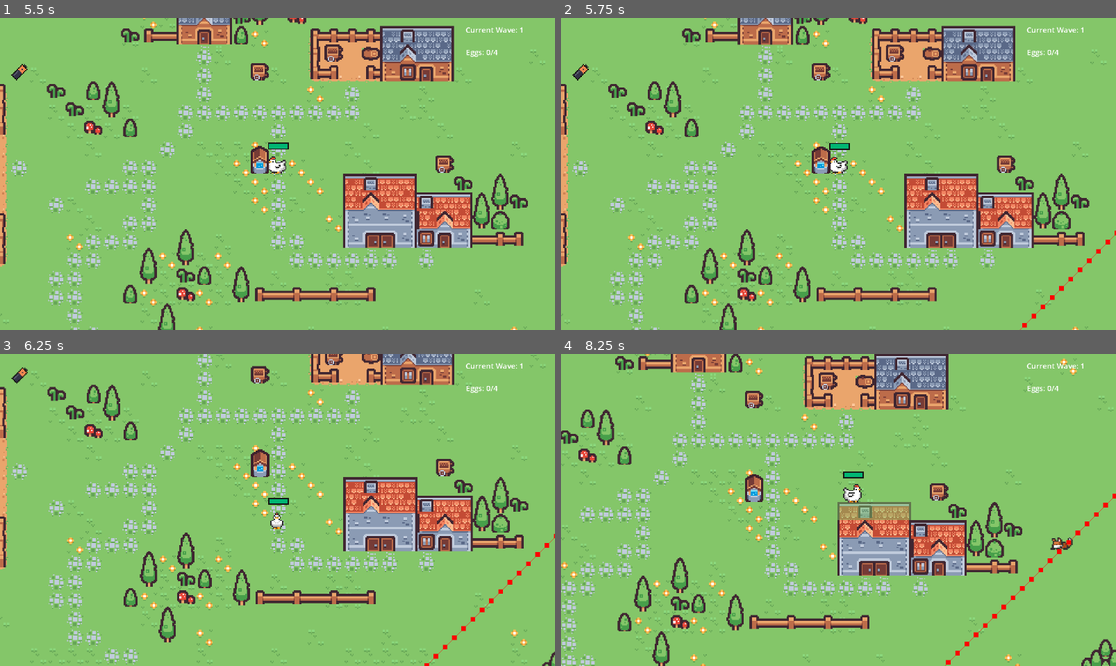
Above: before the commit, frames 1-4 (two rows, left to right).
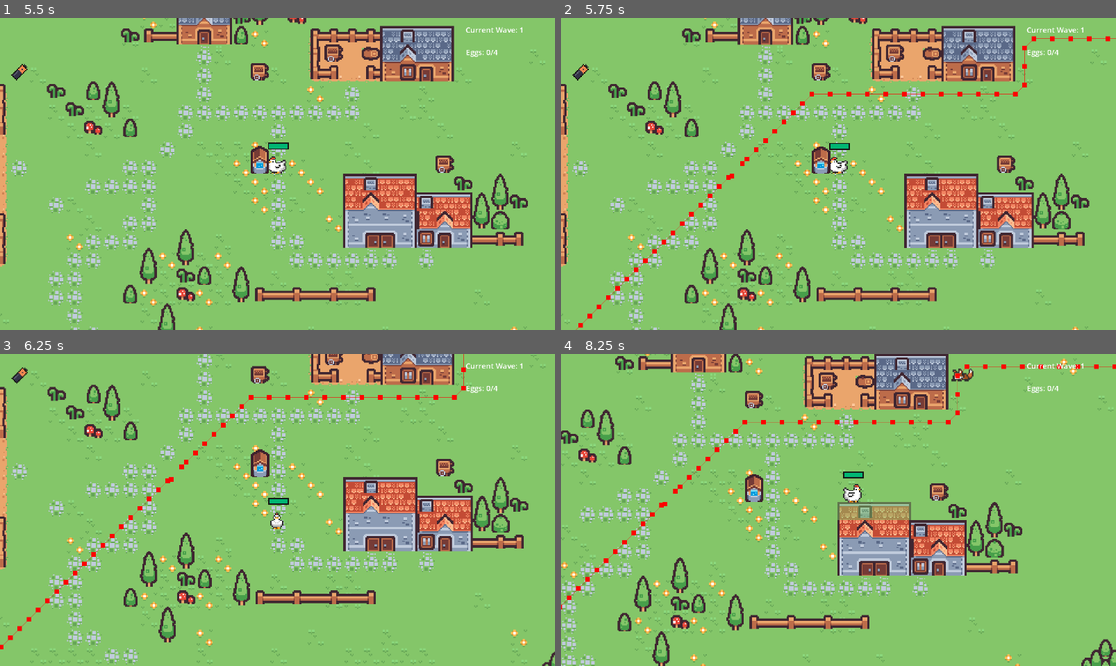
Above: after the commit, the same moments.

Repository: abeyahc/chicken-game
Game: Godot game, scene res://Scenes/menu.tscn
The game is run twice, just before and just after one commit, with the same random seed, the same clock (stepped at 60 frames per second) and the same inputs.
Inputs:
- Up to frame 1 (5.5 s): click "Start" at 0.5 s; hold Right (move_right) 1.28-2.03 s; hold S (move_down) 2.03-2.78 s; hold Right (move_right) 2.78-3.53 s; hold Up (move_up) 3.53-4.28 s; hold Left (move_left) from 4.28 s (still down)
- Up to frame 2 (5.75 s): keep holding Left (move_left)
- Up to frame 3 (6.25 s): release Left (move_left) at 5.78 s; hold S (move_down) from 5.78 s (still down)
- Up to frame 4 (8.25 s): release S (move_down) at 6.53 s; hold Right (move_right) 6.53-7.28 s; hold Up (move_up) 7.28-8.03 s; hold Right (move_right) from 8.03 s (still down)

Frame 1 is identical in both runs. In frame 2, 1.0% of the frame differs, in the area x 2-100%, y 5-100%; in frame 3, 0.9%; in frame 4, 1.3%, in the area x 0-100%, y 3-100%.

Commit message:
AI rework

Diff:
--- a/chicken game/Scenes/fox.tscn
+++ b/chicken game/Scenes/fox.tscn
@@ -225,11 +225,12 @@
 shape = SubResource("CircleShape2D_0gmdh")
 
 [node name="Detection" type="Timer" parent="."]
-wait_time = 0.15
+wait_time = 0.25
 one_shot = true
 
 [node name="Idle" type="Timer" parent="."]
 wait_time = 5.0
+one_shot = true
 
 [node name="Guidance" type="Node2D" parent="."]
 
@@ -245,6 +246,6 @@
 
 [connection signal="body_entered" from="detection_area" to="." method="_on_detection_area_body_entered"]
 [connection signal="body_exited" from="detection_area" to="." method="_on_detection_area_body_exited"]
-[connection signal="timeout" from="Detection" to="." method="_on_timer_timeout"]
+[connection signal="timeout" from="Detection" to="." method="_on_detection_timeout"]
 [connection signal="timeout" from="Idle" to="." method="_on_idle_timeout"]
 [connection signal="timeout" from="Guidance/Update" to="." method="_on_timer_timeout_nav"]
--- a/chicken game/Scripts/fox.gd
+++ b/chicken game/Scripts/fox.gd
@@ -1,102 +1,65 @@
 extends CharacterBody2D
 
-var huh = false
-var speed = 85
+var speed = 90
 var acceleration = 7
-var player_chase = false
 @onready var animation = $AnimatedSprite2D
-@onready var timer = $Detection
+@onready var detection = $Detection
 @onready var update = $Guidance/Update
 @onready var ray_cast_2d = $RayCast2D
-var zone = false
-var detection_var = false
 @export var nav_agent: NavigationAgent2D
 var direction = Vector2.ZERO
 @onready var player = $"../Player"
-var escaping = false
+@onready var idle_time = $Idle
+var inside_area = false
+var chasing = false
+var spotted = false
 var wondering = false
-var idle_con = true
-@onready var idle_time = $Idle
-
-func _ready():
-	idle_time.start()
+var relaxing = true
 
 func _physics_process(delta):
-
 	var direction = (player.global_position - global_position).normalized()
 	var angle = direction.angle()
 	ray_cast_2d.rotation = angle
 
-	if (ray_cast_2d.is_colliding() == false) and (player_chase == false) and (detection_var == false) and zone:
-		detection_var = true
-		detection()
-
-	if escaping and global_position.distance_to(nav_agent.get_final_position()) < 5.0:
-		escaping = false
-		wondering = false
-		idle_con = true
-		idle_time.start()
-
-	if (player_chase == true) or escaping:
-		animation.play("attack")
-		direction = nav_agent.get_next_path_position() - global_position
-		direction = direction.normalized()
-		velocity = velocity.lerp(direction * speed, acceleration*delta)
-		move_and_slide()
-
-		if velocity.x < 0:
-			animation.flip_h = true
+	if inside_area:
+		if chasing:
+			follow(delta)
 		else:
-			animation.flip_h = false
-
-	elif (player_chase == false) and (huh == false):
-		if idle_con and (wondering == false):
-			animation.play("idle")
-		elif (idle_con == false) and (wondering == false):
-			idle()
-		elif (idle_con == false) and wondering:
-			idle_condition(delta)
-		elif wondering and idle_con:
-			var wondering = false
-			var idle_con = true
+			if ray_cast_2d.is_colliding():
+				idle(delta)
+			else:
+				if animation.get_animation() == "detect":
+					spotted = true
+				else:
+					animation.play("detect")
+					detection.start()
+	else:
+		if chasing:
+			spotted = false
+			if global_position.distance_to(nav_agent.get_final_position()) < 1.0:
+				chasing = false
+			else:
+				follow(delta)
+		else:
+			idle(delta)
 
 func _on_detection_area_body_entered(body):
-	zone = true
+	inside_area = true
 
 func _on_detection_area_body_exited(body):
-	player_chase = false
-	zone = false
-	detection_var = false
-	escaping= true
-	timer.stop()
+	inside_area = false
 
 func _on_timer_timeout_nav():
 	recalc_path()
 
-func _on_timer_timeout():
-	player_chase = true
-	huh = false
+func _on_idle_timeout():
+	if (wondering == false):
+		wondering = true
 
-func recalc_path():
-	if zone and player_chase:
-		nav_agent.target_position = player.global_position
+func _on_detection_timeout():
+	chasing = true
 
-func detection():
-	huh = true
-	animation.play("detect")
-	timer.start()
-
-func _on_idle_timeout():
-	idle_con = false
-	idle_time.stop()
-
-func idle():
-	wondering = true
-	nav_agent.target_position = Vector2(randi_range(-601, 601), randi_range(-475, 600))
-	while(nav_agent.is_target_reachable() != true):
-		nav_agent.target_position = Vector2(randi_range(-601, 601), randi_range(-475, 600))
-
-func idle_condition(delta):
+func follow(delta):
 	animation.play("attack")
 	direction = nav_agent.get_next_path_position() - global_position
 	direction = direction.normalized()
@@ -108,7 +71,24 @@
 	else:
 		animation.flip_h = false
 
-	if global_position.distance_to(nav_agent.get_final_position()) < 10.0:
-		wondering = false
-		idle_con = true
+func idle(delta):
+	if relaxing:
+		relaxing = false
 		idle_time.start()
+		animation.play("idle")
+		find_loc()
+	if wondering:
+		follow(delta)
+
+		if global_position.distance_to(nav_agent.get_final_position()) < 15.0:
+			wondering = false
+			relaxing = true
+
+func find_loc():
+	nav_agent.target_position = Vector2(randi_range(-601, 601), randi_range(-475, 600))
+	while(nav_agent.is_target_reachable() != true):
+		nav_agent.target_position = Vector2(randi_range(-601, 601), randi_range(-475, 600))
+
+func recalc_path():
+	if (inside_area and chasing) or spotted:
+		nav_agent.target_position = player.global_position
